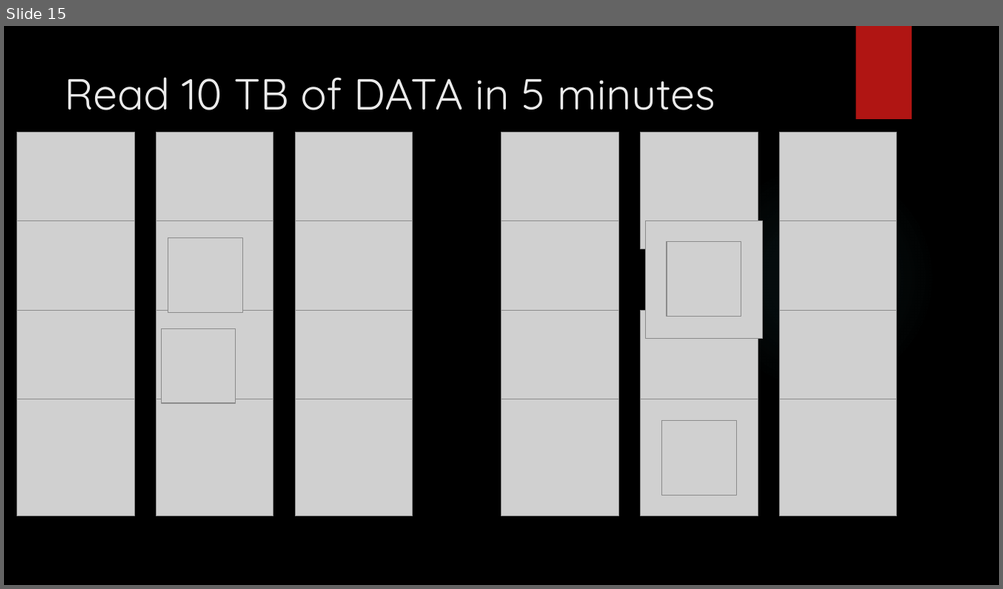
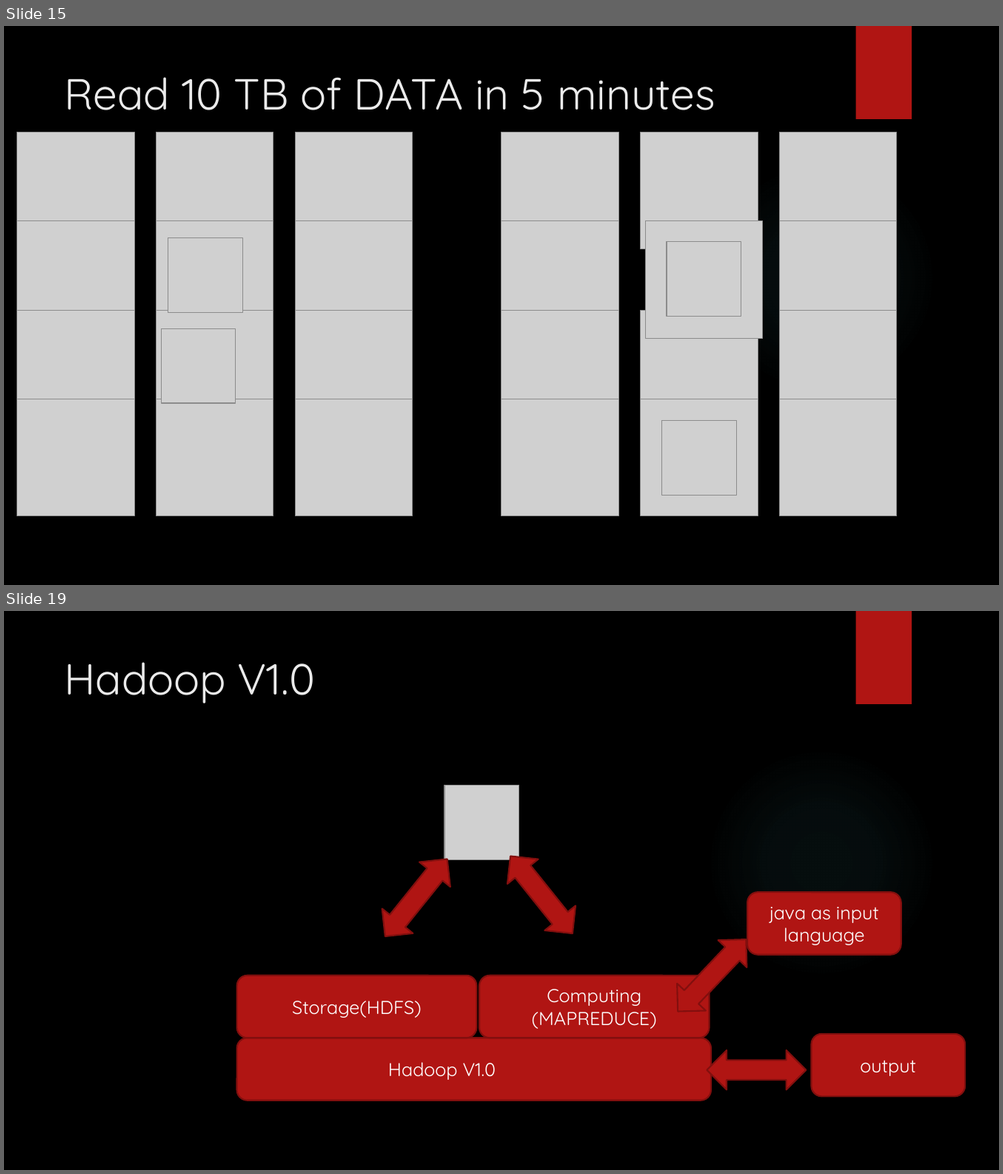
Before and after one commit to karthick1808/DW001, a slide deck: Bigdata.pptx. Shown one above the other, each under a label of ours: slide 15 before the commit, slides 15 and 19 after it; the slides between them are not shown. The pictures are 1003x589 and 1003x1174 pixels, drawn with LibreOffice and Linux fonts; fonts in the diff are those of the drawing; grey boxes stand for pictures; background and template pictures are left out. Boxes give left, top, right and bottom in pixels: in the first picture for what was removed or moved away, otherwise in the second. Text is boxed around its words. In the diff, an @@ line names an element or a change of style, - is before the commit and + after.

```diff
--- a/Bigdata.pptx
+++ b/Bigdata.pptx
@@ slide 19 added at box(4, 611, 999, 1170), background picture (left out); not listed: 2 template elements that a slide beside it also shows @@
@@ title added at box(64, 662, 315, 703), 42 pt, text #EBEBEB @@
+Hadoop V1.0
@@ picture added at box(444, 786, 519, 860) @@
@@ left right arrow added at box(370, 847, 463, 949), fill #B01513, outline #82100E 1.5 pt @@
@@ left right arrow added at box(495, 844, 588, 946), fill #B01513, outline #82100E 1.5 pt @@
@@ rounded rectangle added at box(747, 892, 901, 955), fill #B01513, outline #82100E 1.5 pt, 18 pt, text #FFFFFF @@
+java as input language
@@ left right arrow added at box(663, 925, 760, 1025), fill #B01513, outline #82100E 1.5 pt @@
@@ rounded rectangle added at box(237, 976, 476, 1039), fill #B01513, outline #82100E 1.5 pt, 18 pt, text #FFFFFF @@
+Storage(HDFS)
@@ rounded rectangle added at box(479, 976, 709, 1039), fill #B01513, outline #82100E 1.5 pt, 18 pt, text #FFFFFF @@
+Computing
+(MAPREDUCE)
@@ rounded rectangle added at box(237, 1039, 711, 1101), fill #B01513, outline #82100E 1.5 pt @@
@@ left right arrow added at box(707, 1051, 806, 1090), fill #B01513, outline #82100E 1.5 pt @@
@@ rounded rectangle added at box(811, 1034, 965, 1096), fill #B01513, outline #82100E 1.5 pt, 18 pt, text #FFFFFF @@
+output
@@ text added at box(388, 1062, 496, 1080), 18 pt, text #FFFFFF @@
+Hadoop V1.0
```
Also in this commit, not shown: 7 other slides added.
